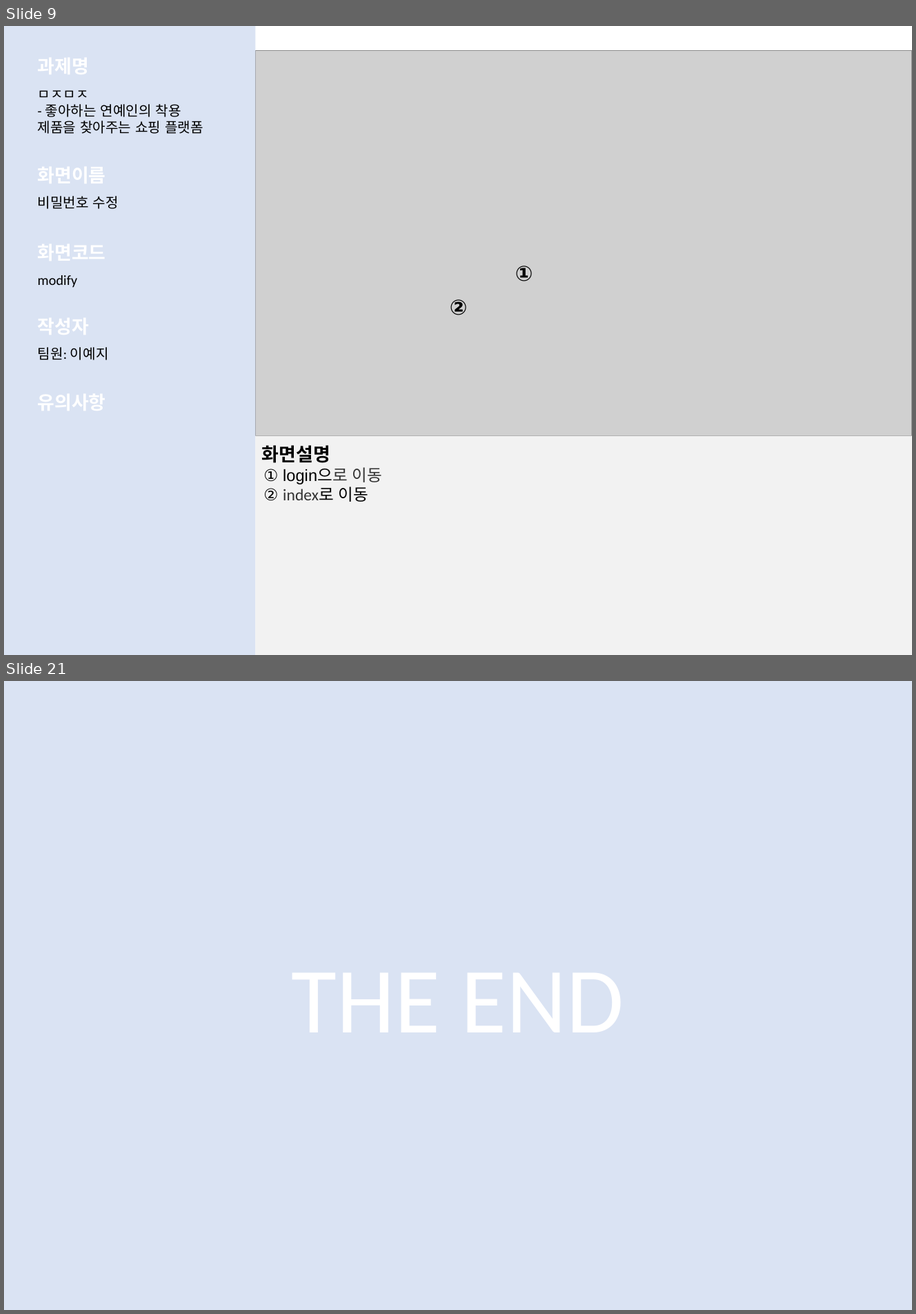
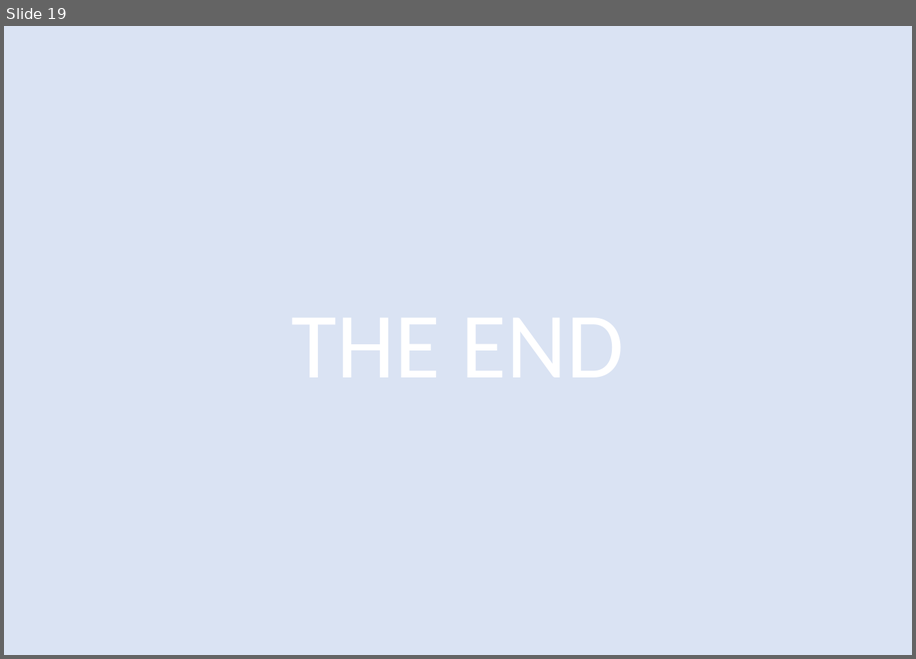
Before and after one commit to LeticiaKang/Project_Idol-Fandom-WebPlaform, a slide deck: 1. 산출문서/화면설계서(실전)/화면설계서_서식(1조. HappyVirus) (실전).pptx. Shown one above the other, each under a label of ours: slides 9 and 21 before the commit, slide 19 after it; the slides between them are not shown. The pictures are 916x1314 and 916x659 pixels, drawn with LibreOffice and Linux fonts; fonts in the diff are those of the drawing; grey boxes stand for pictures. Boxes give left, top, right and bottom in pixels: in the first picture for what was removed or moved away, otherwise in the second. Text is boxed around its words. In the diff, an @@ line names an element or a change of style, - is before the commit and + after.

Commit message:
화면설계서
-수정

```diff
--- a/1. 산출문서/화면설계서(실전)/화면설계서_서식(1조. HappyVirus) (실전).pptx
+++ b/1. 산출문서/화면설계서(실전)/화면설계서_서식(1조. HappyVirus) (실전).pptx
@@ slide 9 removed at <box>4,26,912,655</box>, background #FFFFFF @@
@@ rectangle removed at <box>4,26,256,655</box> @@
@@ picture removed at <box>256,50,912,436</box> @@
@@ text removed at <box>38,90,203,134</box> @@
-ㅁㅈㅁㅈ
-- 좋아하는 연예인의 착용 제품을 찾아주는 쇼핑 플랫폼
@@ text removed at <box>38,196,119,209</box> @@
-비밀번호 수정
@@ text removed at <box>515,265,533,281</box> @@
-①
@@ text removed at <box>38,275,77,288</box> @@
-modify
@@ text removed at <box>450,299,468,315</box> @@
-②
@@ text removed at <box>38,347,109,360</box> @@
-팀원: 이예지
@@ rectangle removed at <box>256,436,912,655</box> @@
@@ text removed at <box>262,445,330,463</box> @@
-화면설명
@@ text removed at <box>263,467,382,501</box> @@
-① login으로 이동
-② index로 이동
@@ what was slide 21 is now slide 19 @@
```
Also in this commit, not shown: 18 slides changed, 1 other slide removed.
